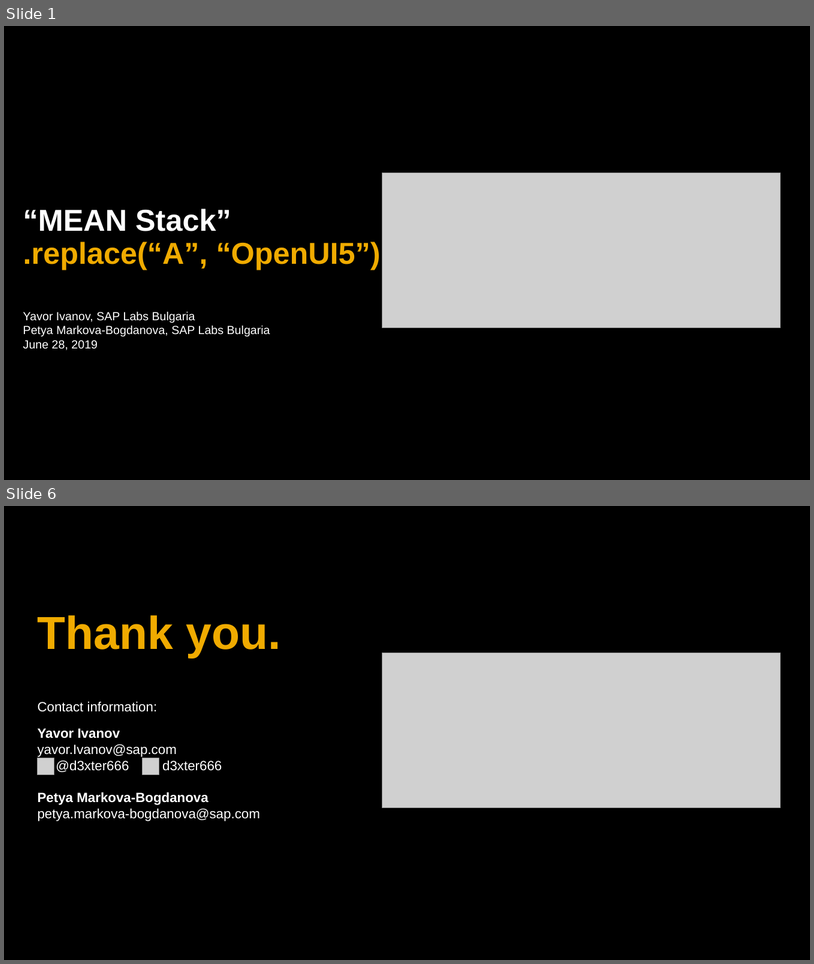
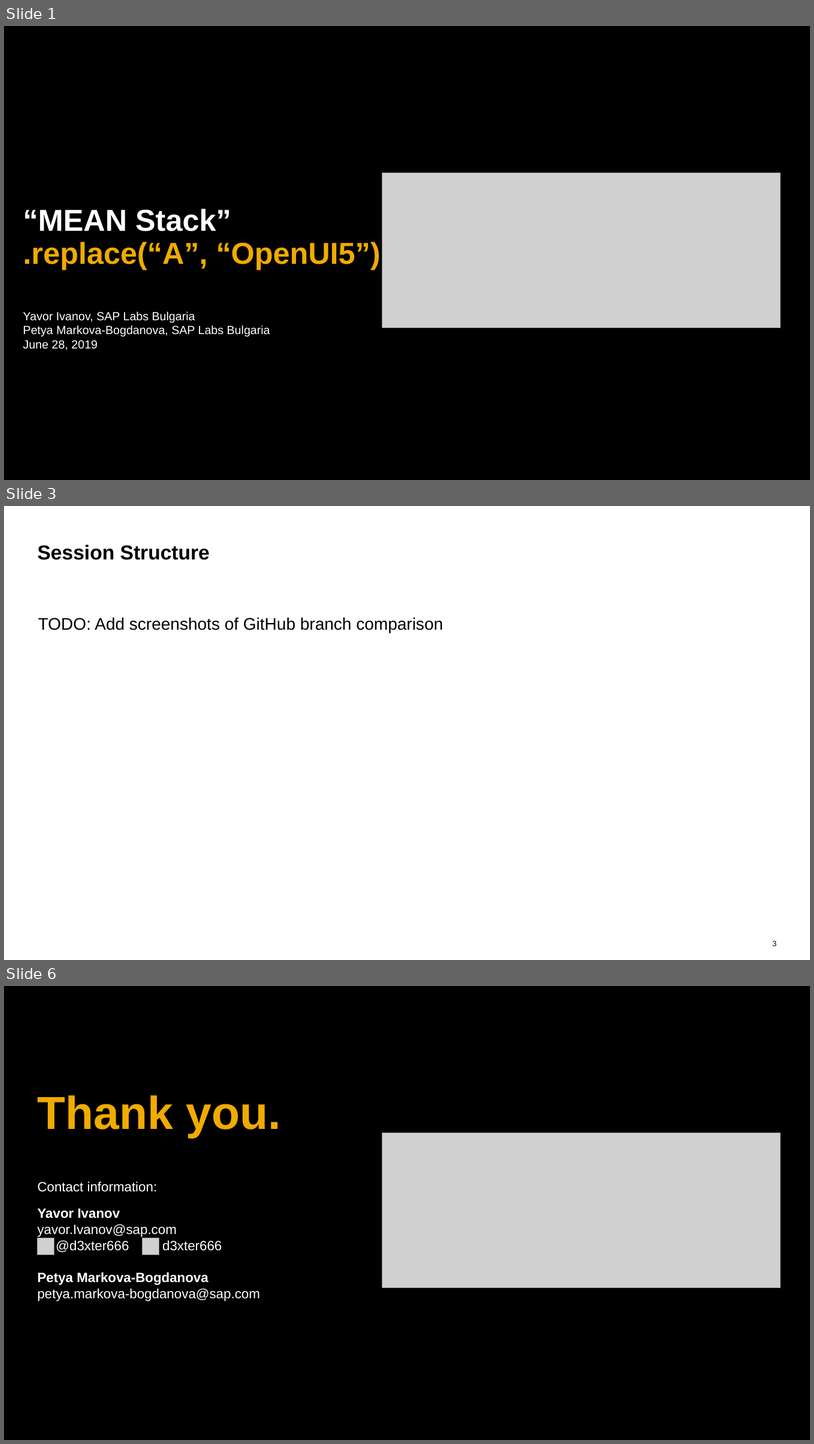
Before and after one commit to d3xter666/ui5con-2019-mean-stack-with-ui5, a slide deck: ui5con2019-mean-stack-ui5.pptx. Shown one above the other, each under a label of ours: slides 1 and 6 before the commit, slides 1, 3 and 6 after it; the slides between them are not shown. The pictures are 814x964 and 814x1444 pixels, drawn with LibreOffice and Linux fonts; fonts in the diff are those of the drawing; grey boxes stand for pictures. Boxes give left, top, right and bottom in pixels: in the first picture for what was removed or moved away, otherwise in the second. Text is boxed around its words. In the diff, an @@ line names an element or a change of style, - is before the commit and + after.

```diff
--- a/ui5con2019-mean-stack-ui5.pptx
+++ b/ui5con2019-mean-stack-ui5.pptx
@@ slide 3 added at [4,506,810,960], background #FFFFFF @@
@@ title added at [38,544,210,560], 24 pt, text #000000, bold @@
+Session Structure
@@ text added at [38,617,443,633], 20 pt, text #000000 @@
+TODO: Add screenshots of GitHub branch comparison
@@ page number added at [773,940,777,946], 9 pt, text #000000 @@
+3
```
Also in this commit, not shown: 3 other slides added, 4 slides removed.
